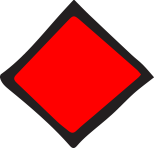
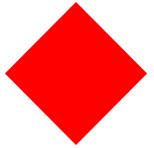
Layers edited between the first and the second 154x148 image:
painted on "Vector Smart Object" over [0, 0, 154, 148]
removed layer "Layer 2" over [10, 10, 146, 138]
